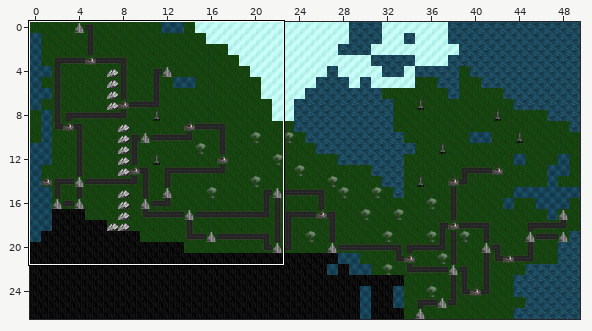
Two states of a Tiled map, wsTotal/TotalAnnihilationRoadRage/assets/overWorldMap.tmx. The picture above shows the old version from afar; the outline marks the close-up.
Close-up. The starting point:
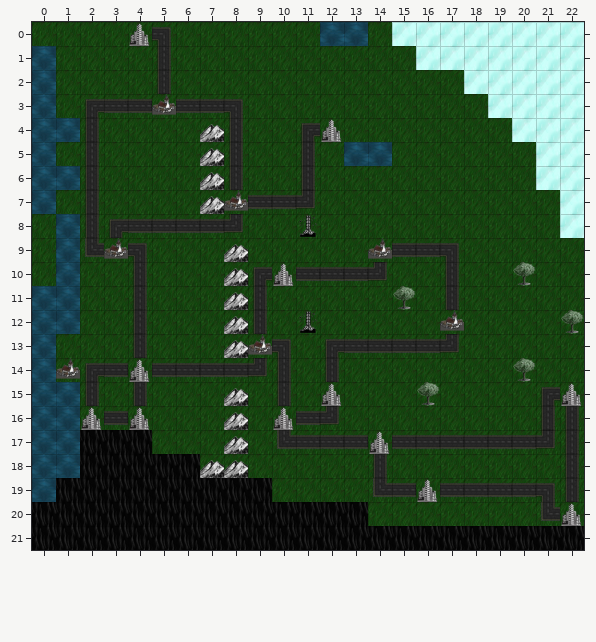
Cells are 128x128 px. Shown: x 0..22, y 0..21.
Once edited:
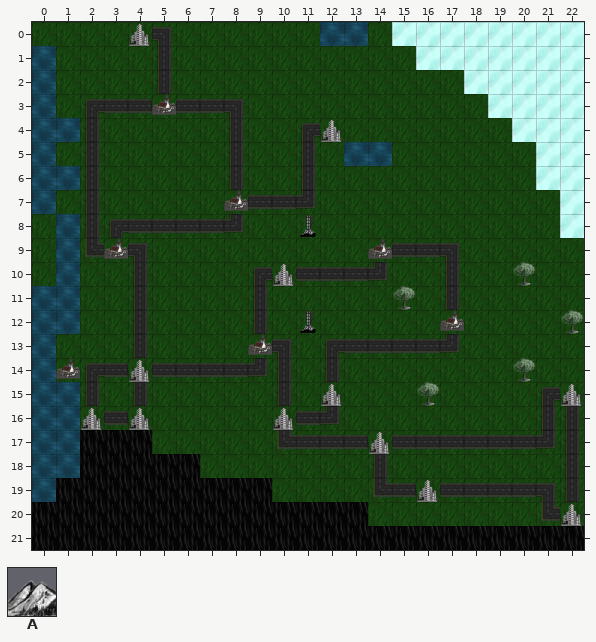
Key: from "Tilesheey": A 3.
_ is an empty cell.
Tiles replaced or removed in this view: A.
Diff:
Changed rows in their new state; . is an unchanged cell.
Layer "Objects":
first column x 7:
 4 _.
 5 _.
 6 _.
 7 _.
 9 ._
10 ._
11 ._
12 ._
13 ._
15 ._
16 ._
17 ._
18 __
Boxes around the changes in both close-ups, in picture pixels (x1, y1, x2, y2):
removed: (200, 124, 224, 214)
removed: (224, 244, 248, 358)
removed: (200, 388, 248, 478)
